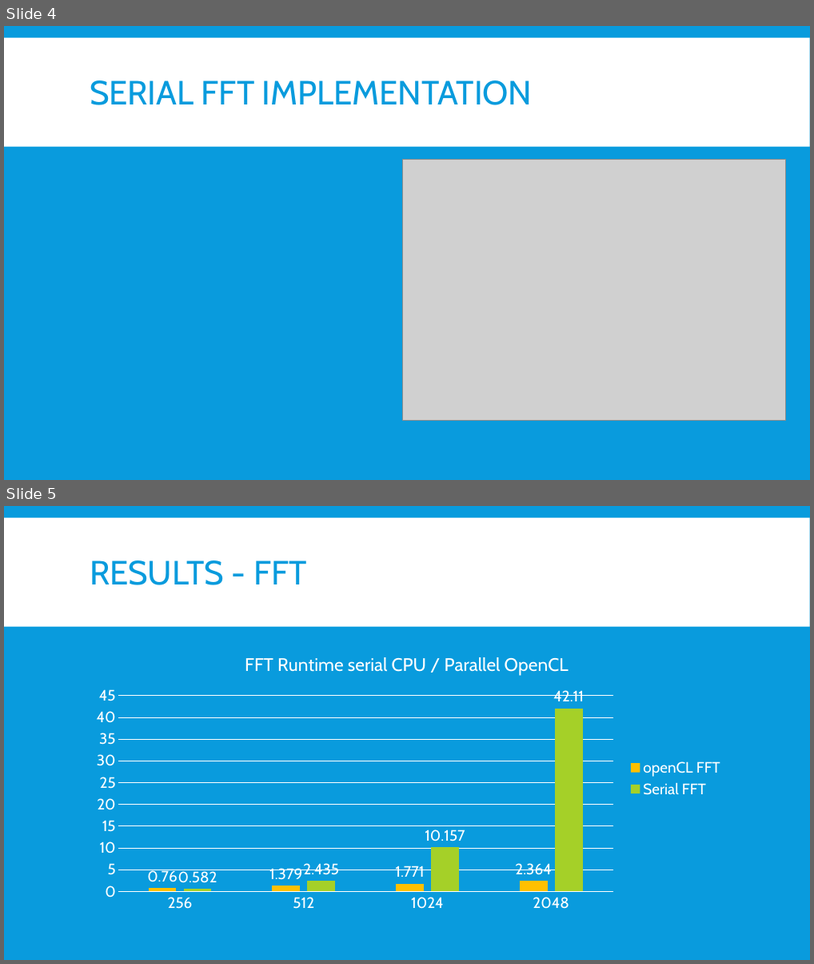
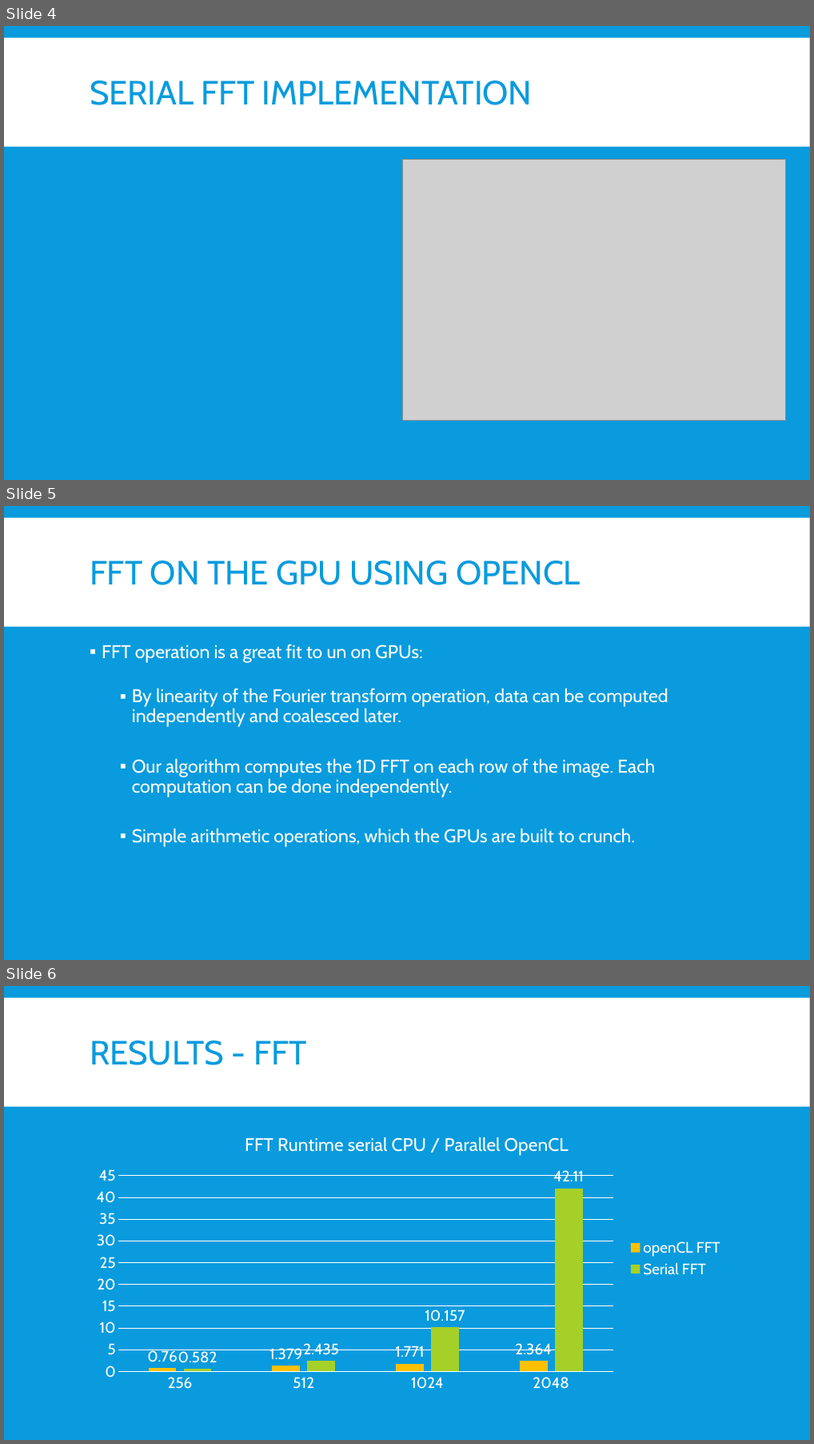
Before and after one commit to euwen/perceptual-image-hash, a slide deck: results/presentation_draft.pptx. Shown one above the other, each under a label of ours: slides 4 and 5 before the commit, slides 4, 5 and 6 after it. The pictures are 814x964 and 814x1444 pixels, drawn with LibreOffice and Linux fonts; fonts in the diff are those of the drawing; grey boxes stand for pictures. Boxes give left, top, right and bottom in pixels: in the first picture for what was removed or moved away, otherwise in the second. Text is boxed around its words. In the diff, an @@ line names an element or a change of style, - is before the commit and + after.

Commit message:
addes fft opencl slide

```diff
--- a/results/presentation_draft.pptx
+++ b/results/presentation_draft.pptx
@@ slide 5 added at box(4, 506, 810, 960), background #099BDD; not listed: 1 template element that a slide beside it also shows @@
@@ title added at box(90, 560, 581, 585), 40 pt, text #099BDD @@
+FFT ON THE GPU USING OPENCL
@@ text added at box(102, 644, 668, 847), 22 pt, text #FFFFFF @@
+▪ FFT operation is a great fit to un on GPUs:
+    ▪ By linearity of the Fourier transform operation, data can be computed independently and coalesced later.
+    ▪ Our algorithm computes the 1D FFT on each row of the image. Each computation can be done independently.
+    ▪ Simple arithmetic operations, which the GPUs are built to crunch.
@@ what was slide 5 is now slide 6 @@
```
